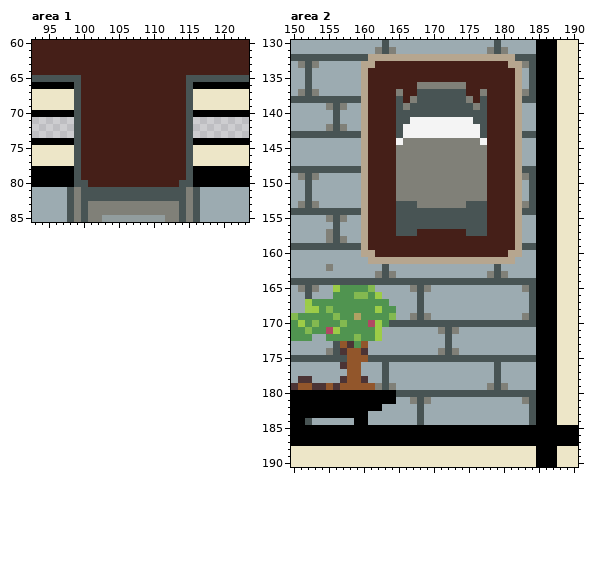
Pixel-art file: sprites/common/Player's room.ase. The picture above is the old version.
192x192 pixels, 1 frame. Colours within 5 levels of each other are drawn and written as one. Shown: area 1: x 93..123, y 60..85; area 2: x 150..190, y 130..190. The commit also changed other parts of the picture, which this record leaves out.
Once edited:
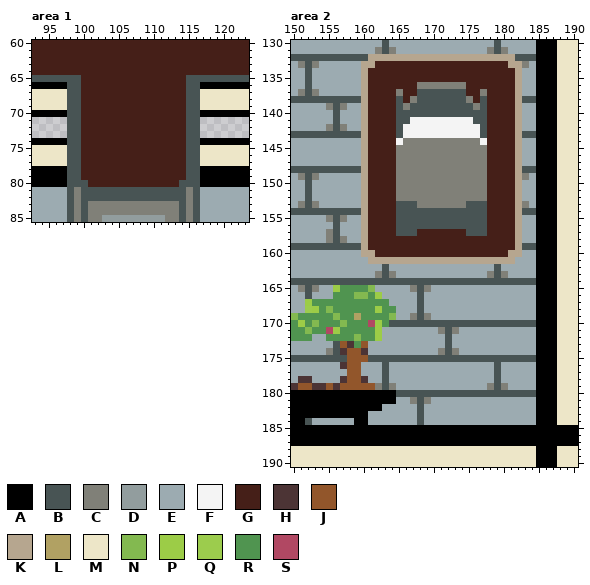
Palette (. is transparent): A #000000  B #485454  C #808078  D #929d9e  E #9cabb1  F #f4f4f4  G #451f18  H #4c3435  J #92562b  K #b6a68f  L #b1a163  M #ede6c8  N #83b950  P #9ccc47  Q #9ccc4d  R #509450  S #b14863
Diff:
{"change": "layer \"Flattened\" added"}
{"change": "layer \"Floor\" removed"}
{"change": "layer \"Celling\" removed"}
{"change": "layer \"Furniture\" removed"}
{"where": "area 1, layer \"Flattened\""}
{"y":66,"x":98,"old":"A","new":"B"}
{"y":66,"x":116,"old":"A","new":"B"}
{"y":67,"x":98,"old":"M","new":"B"}
{"y":67,"x":116,"old":"M","new":"B"}
{"y":68,"x":98,"old":"M","new":"B"}
{"y":68,"x":116,"old":"M","new":"B"}
{"y":69,"x":98,"old":"M","new":"B"}
{"y":69,"x":116,"old":"M","new":"B"}
{"y":70,"x":98,"old":"A","new":"B"}
{"y":70,"x":116,"old":"A","new":"B"}
{"y":71,"x":98,"old":".","new":"B"}
{"y":71,"x":116,"old":".","new":"B"}
{"y":72,"x":98,"old":".","new":"B"}
{"y":72,"x":116,"old":".","new":"B"}
{"y":73,"x":98,"old":".","new":"B"}
{"y":73,"x":116,"old":".","new":"B"}
{"y":74,"x":98,"old":"A","new":"B"}
{"y":74,"x":116,"old":"A","new":"B"}
{"y":75,"x":98,"old":"M","new":"B"}
{"y":75,"x":116,"old":"M","new":"B"}
{"y":76,"x":98,"old":"M","new":"B"}
{"y":76,"x":116,"old":"M","new":"B"}
{"y":77,"x":98,"old":"M","new":"B"}
{"y":77,"x":116,"old":"M","new":"B"}
{"y":78,"x":98,"old":"A","new":"B"}
{"y":78,"x":116,"old":"A","new":"B"}
{"y":79,"x":98,"old":"A","new":"B"}
{"y":79,"x":116,"old":"A","new":"B"}
{"y":80,"x":98,"old":"A","new":"B"}
{"y":80,"x":116,"old":"A","new":"B"}
{"where": "area 2, layer \"Flattened\""}
{"y":133,"x":184,"old":"B","new":"E"}
{"y":134,"x":184,"old":"B","new":"E"}
{"y":135,"x":184,"old":"B","new":"E"}
{"y":136,"x":184,"old":"B","new":"E"}
{"y":137,"x":183,"old":"CB","new":"EE"}
{"y":149,"x":184,"old":"B","new":"E"}
{"y":150,"x":184,"old":"B","new":"E"}
{"y":151,"x":184,"old":"B","new":"E"}
{"y":152,"x":184,"old":"B","new":"E"}
{"y":153,"x":184,"old":"B","new":"E"}
{"y":162,"x":155,"old":"C","new":"E"}
{"y":165,"x":183,"old":"CB","new":"EE"}
{"y":166,"x":184,"old":"B","new":"E"}
{"y":167,"x":184,"old":"B","new":"E"}
{"y":168,"x":184,"old":"B","new":"E"}
{"y":169,"x":183,"old":"CB","new":"EE"}
{"y":181,"x":183,"old":"CB","new":"EE"}
{"y":182,"x":184,"old":"B","new":"E"}
{"y":183,"x":184,"old":"B","new":"E"}
{"y":184,"x":184,"old":"B","new":"E"}
{"label":"changed","picture_box":[67,82,74,187]}
{"label":"changed","picture_box":[193,82,200,187]}
{"label":"changed","picture_box":[522,61,536,96]}
{"label":"changed","picture_box":[529,173,536,208]}
{"label":"changed","picture_box":[326,264,333,271]}
{"label":"changed","picture_box":[522,285,536,320]}
{"label":"changed","picture_box":[522,397,536,425]}
